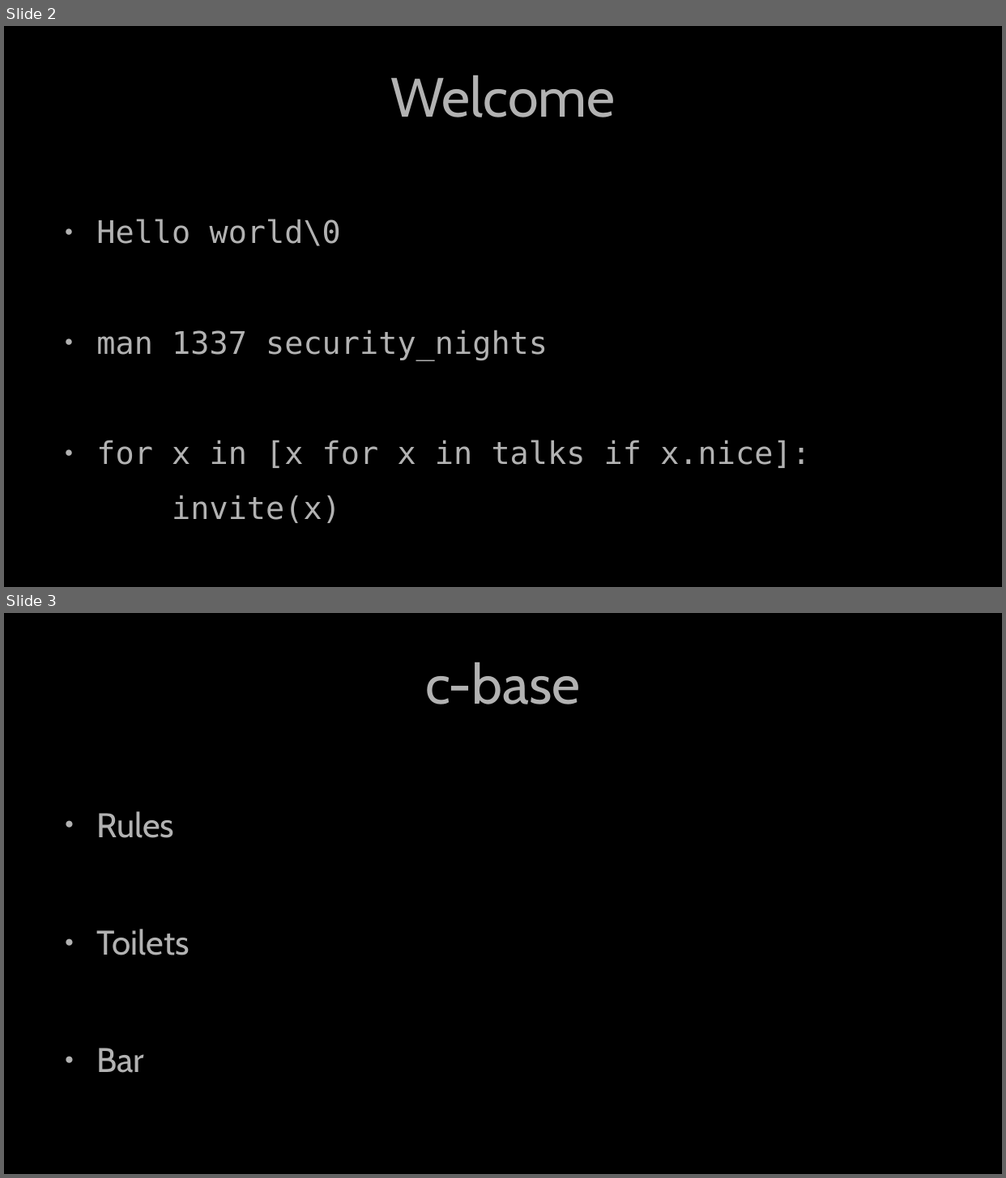
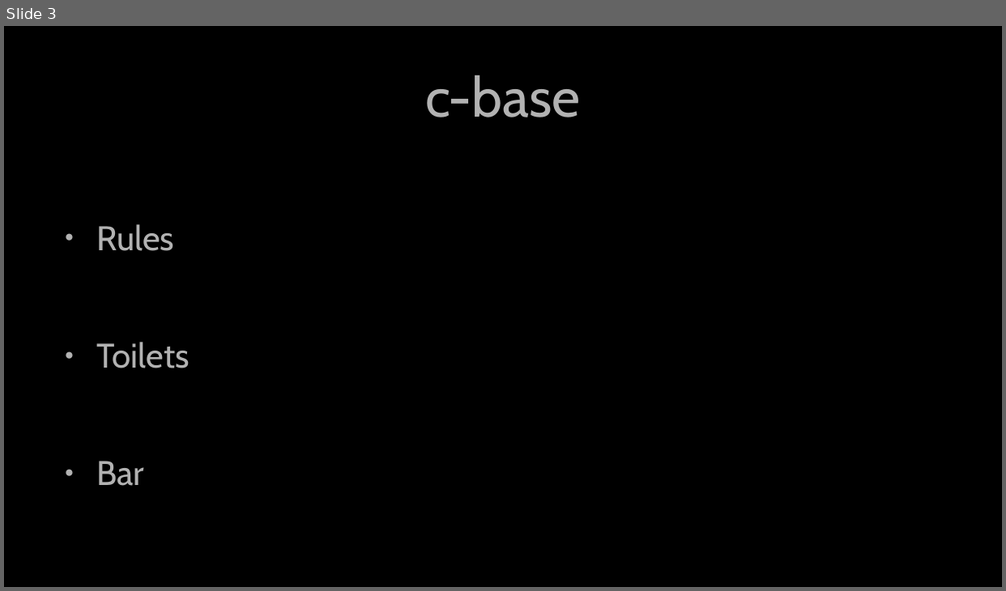
Before and after one commit to Security-Nights/orga, a slide deck: 2023/March/presentation.odp. Shown one above the other, each under a label of ours: slides 2 and 3 before the commit, slide 3 after it. The pictures are 1006x1178 and 1006x591 pixels, drawn with LibreOffice and Linux fonts; fonts in the diff are those of the drawing. Boxes give left, top, right and bottom in pixels: in the first picture for what was removed or moved away, otherwise in the second. Text is boxed around its words. In the diff, an @@ line names an element or a change of style, - is before the commit and + after.

```diff
--- a/2023/March/presentation.odp
+++ b/2023/March/presentation.odp
@@ slide 2 removed at [4,26,1002,587], background #000000 @@
@@ title removed at [390,75,615,118] @@
-Welcome
@@ text removed at [96,219,811,468] @@
-● Hello world\0
-● man 1337 security_nights
-● for x in [x for x in talks if x.nice]:
-invite(x)
```
Also in this commit, not shown: 4 slides changed, 2 slides added, 1 other slide removed, 1 other file.
